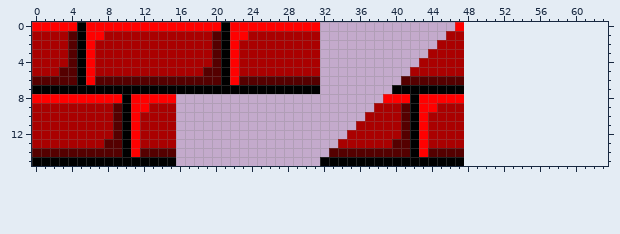
Pixel-art sprite, stored at assets/tilesets/temp_foreground.png. Above is the file before it was changed.
The file is 48x16 pixels. The old version is drawn lined up with the new one, on the new canvas.
The result:
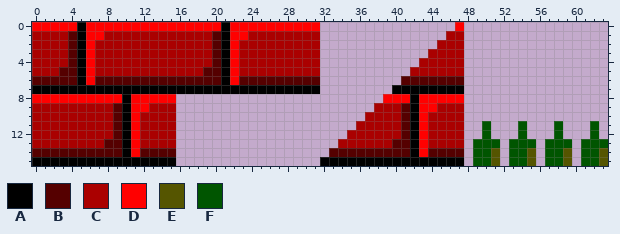
Palette (. is transparent): A #000000  B #550000  C #aa0000  D #ff0000  E #555500  F #005500
The exact change:
canvas 48x16 -> 64x16
y 11..12: x 50 . -> F; x 54 . -> F; x 58 . -> F; x 62 . -> F
y 13: x 49..51 ... -> FFF; x 53..55 ... -> FFF; x 57..59 ... -> FFF; x 61..63 ... -> FFF
y 14..15: x 49..51 ... -> FFE; x 53..55 ... -> FFE; x 57..59 ... -> FFE; x 61..63 ... -> FFE
Where, in picture pixels (left, top, right, bottom), the same in both pictures:
added: (473, 121, 608, 166)
